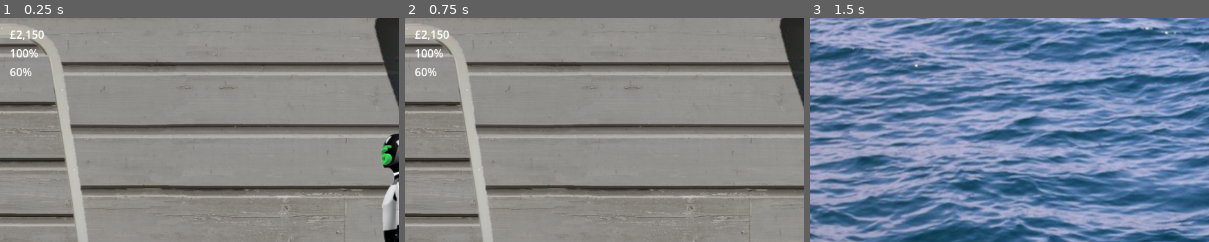
Above: before the commit, frames 1-3 (left to right).
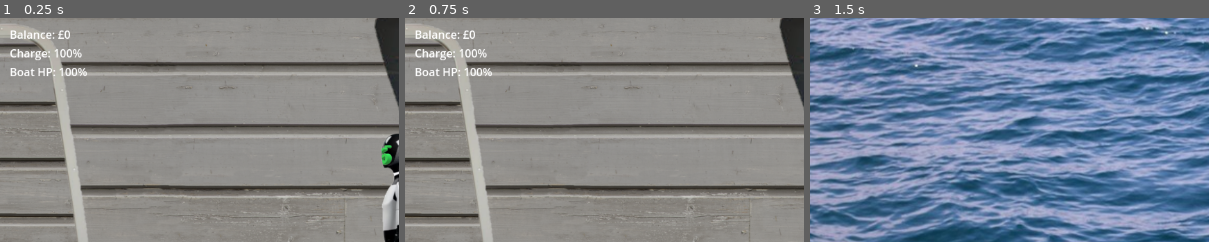
Above: after the commit, the same moments.

Repository: Camerondean34/motorboat-pension-ai
Game: Godot game, scene res://Scenes/boat_scene.tscn
Two runs of this game, one before a commit and one after it. Both use one fixed random seed, a clock stepped at 60 frames per second and the inputs below.
Inputs:
- Up to frame 1 (0.25 s): no input
- Up to frame 2 (0.75 s): tap Enter at 0.5 s; hold D (Right) from 0.53 s (still down); hold E (Interact) from 0.53 s (still down)
- Up to frame 3 (1.5 s): release D (Right) at 1.28 s; release E (Interact) at 1.28 s; hold A (Left) from 1.28 s (still down); tap E (Interact) at 1.35 s
The pictures show only the part of the screen within x 0-50%, y 0-50%; the shares and areas given below are measured in that part.

The runs differ from the first frame. In frame 1, 1.1% of the frame differs, in the area x 2-22%, y 5-26%; in frame 2, 1.1%; in frame 3, nothing differs.
Error before the commit: Parse Error: Identifier "PensionerPrison" not declared in the current scope. (res://Scripts/PlayerHud.gd:34)

Commit message:
progress on island scene

Diff:
--- a/project.godot
+++ b/project.godot
@@ -17,6 +17,7 @@
 
 [autoload]
 
+PensionerPrison="*res://Scripts/PensionerPrison.gd"
 PlayerVariables="*res://Scripts/PlayerVariables.gd"
 SceneManager="*res://Scripts/SceneManager.gd"
 
Not shown: 1 places in Scenes/island_scene.tscn that only renumber resources
